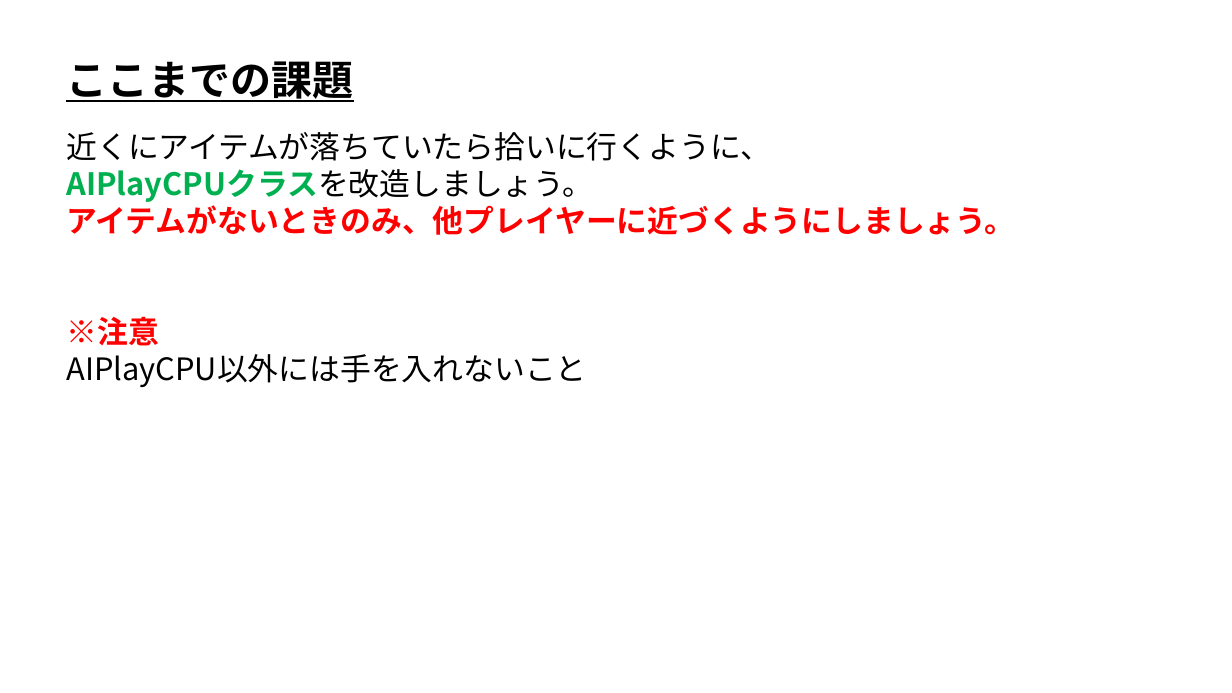
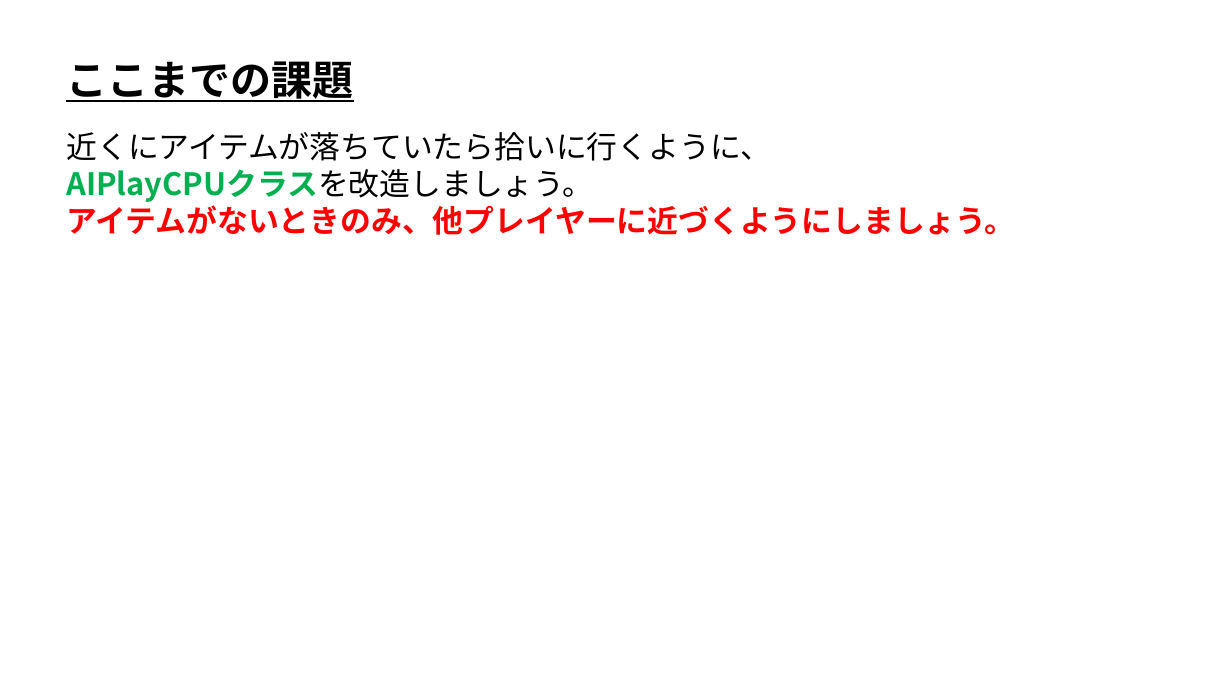
Before and after one commit to ArakiYusuke-Ohara/Textbook, a slide deck: slide 1 of ゲーム科2年/01_後期/ゲームAI概論/04_ここまでの課題.pptx. Drawn at 1232x693 pixels with LibreOffice and Linux fonts; fonts in the diff are those of the drawing. Boxes give left, top, right and bottom in pixels: in the first picture for what was removed or moved away, otherwise in the second. Text is boxed around its words. In the diff, an @@ line names an element or a change of style, - is before the commit and + after.

Commit message:
微修正

```diff
--- a/ゲーム科2年/01_後期/ゲームAI概論/04_ここまでの課題.pptx
+++ b/ゲーム科2年/01_後期/ゲームAI概論/04_ここまでの課題.pptx
@@ text at <box>66,316,586,387</box>: paragraphs removed @@
-※注意
-AIPlayCPU以外には手を入れないこと
```
